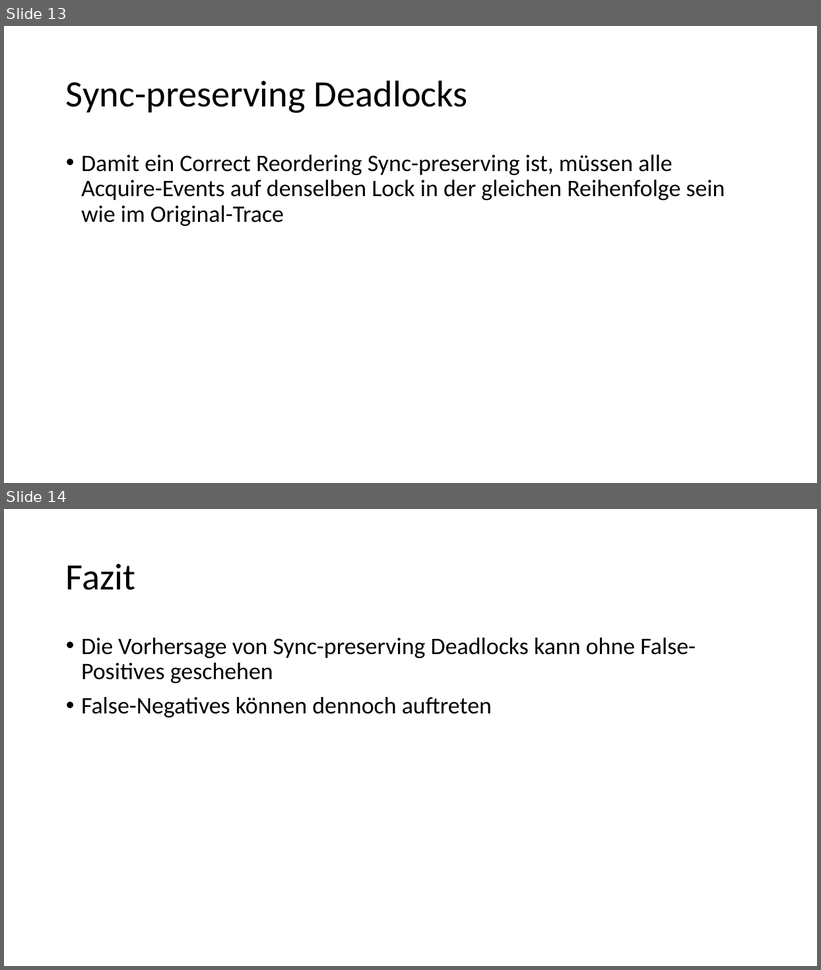
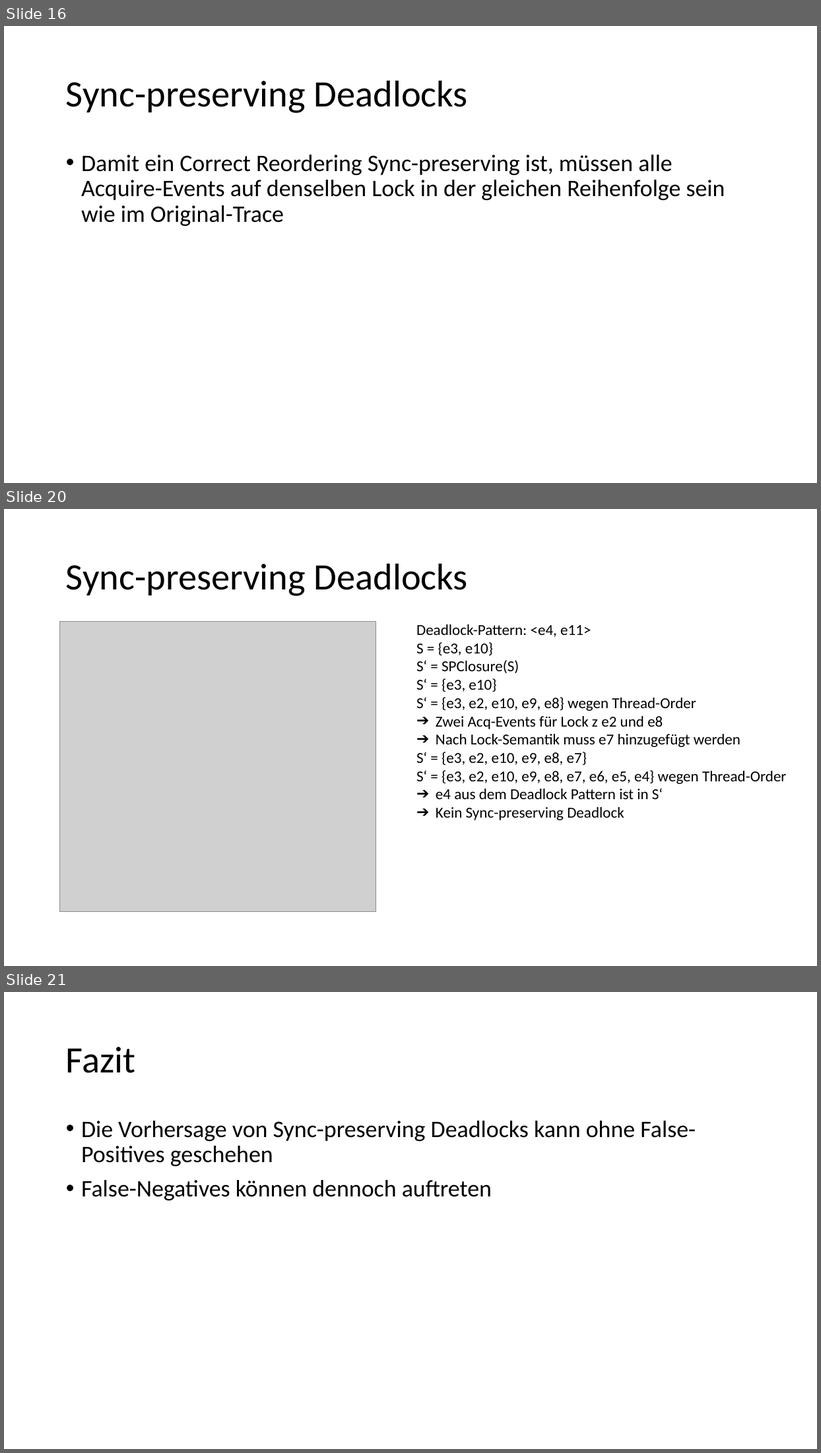
Before and after one commit to HuBaX/Seminararbeit, a slide deck: Sound Dynamic Deadlock Prediction in Linear Time.pptx. Shown one above the other, each under a label of ours: slides 13 and 14 before the commit, slides 16, 20 and 21 after it; the slides between them are not shown. The pictures are 821x970 and 821x1453 pixels, drawn with LibreOffice and Linux fonts; fonts in the diff are those of the drawing; grey boxes stand for pictures. Boxes give left, top, right and bottom in pixels: in the first picture for what was removed or moved away, otherwise in the second. Text is boxed around its words. In the diff, an @@ line names an element or a change of style, - is before the commit and + after.

```diff
--- a/Sound Dynamic Deadlock Prediction in Linear Time.pptx
+++ b/Sound Dynamic Deadlock Prediction in Linear Time.pptx
@@ slide 20 added at bbox=[4, 509, 817, 966], background #FFFFFF @@
@@ title added at bbox=[66, 563, 468, 596], 44 pt, text #000000 @@
+Sync-preserving Deadlocks
@@ picture added at bbox=[60, 622, 376, 912] @@
@@ text added at bbox=[416, 625, 787, 821], 18 pt, text #000000 @@
+Deadlock-Pattern: <e4, e11>
+S = {e3, e10}
+S‘ = SPClosure(S)
+S‘ = {e3, e10}
+S‘ = {e3, e2, e10, e9, e8} wegen Thread-Order
+➔ Zwei Acq-Events für Lock z e2 und e8
+➔ Nach Lock-Semantik muss e7 hinzugefügt werden
+S‘ = {e3, e2, e10, e9, e8, e7}
+S‘ = {e3, e2, e10, e9, e8, e7, e6, e5, e4} wegen Thread-Order
+➔ e4 aus dem Deadlock Pattern ist in S‘
+➔ Kein Sync-preserving Deadlock
@@ what was slide 13 is now slide 16 @@
@@ what was slide 14 is now slide 21 @@
```
Also in this commit, not shown: 6 other slides added, 1 other file.
